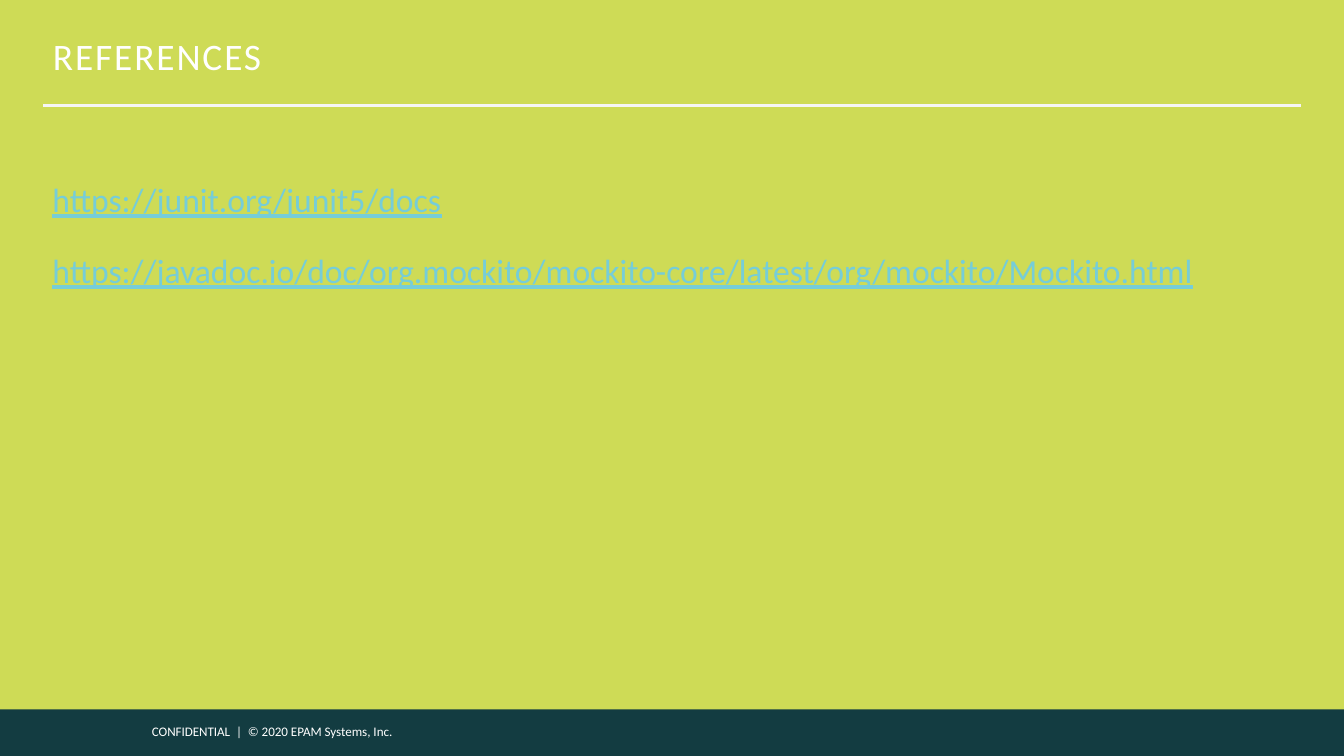
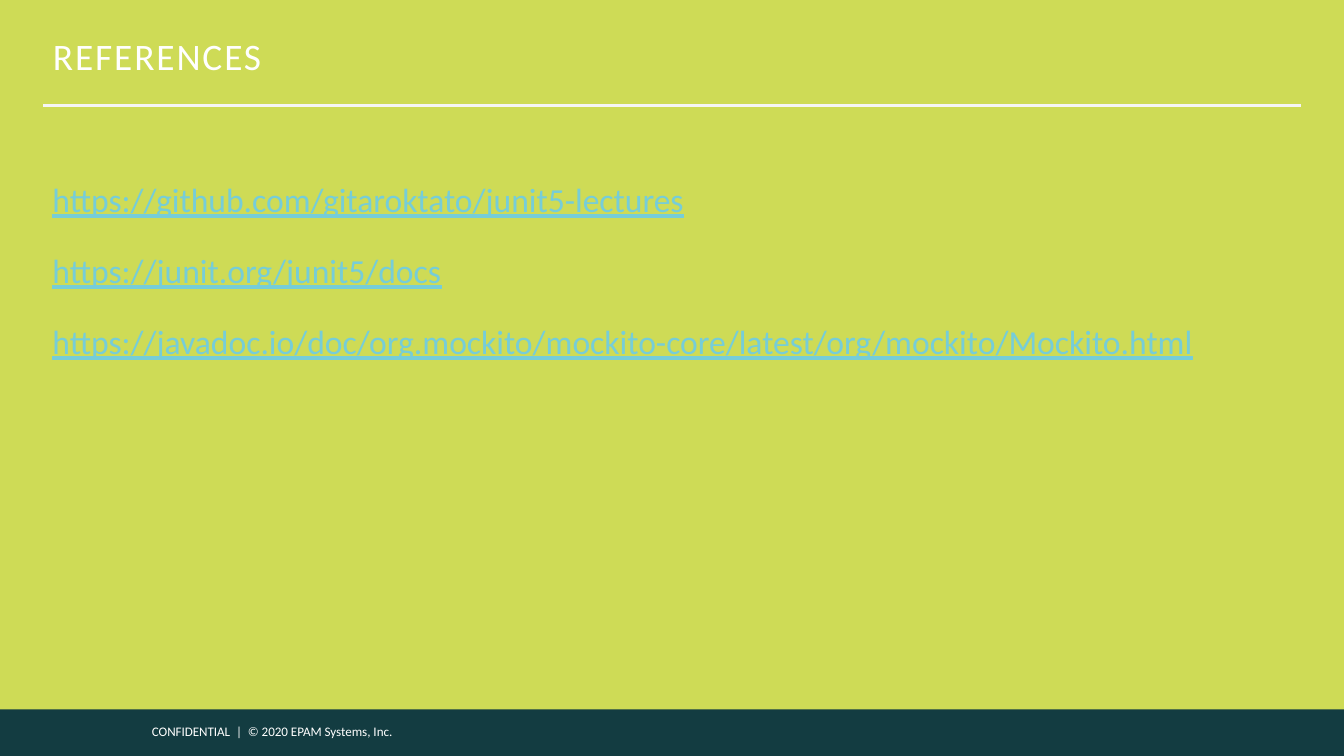
Before and after one commit to gitaroktato/junit5-lectures, a slide deck: slide 24 of slides/junit5_basics.pptx. Drawn at 1344x756 pixels with LibreOffice and Linux fonts; fonts in the diff are those of the drawing; background and template pictures are left out. Boxes give left, top, right and bottom in pixels: in the first picture for what was removed or moved away, otherwise in the second. Text is boxed around its words. In the diff, an @@ line names an element or a change of style, - is before the commit and + after.

Commit message:
Added github link to references

```diff
--- a/slides/junit5_basics.pptx
+++ b/slides/junit5_basics.pptx
@@ text at box(52, 188, 683, 218): paragraph added @@
+https://github.com/gitaroktato/junit5-lectures
```
